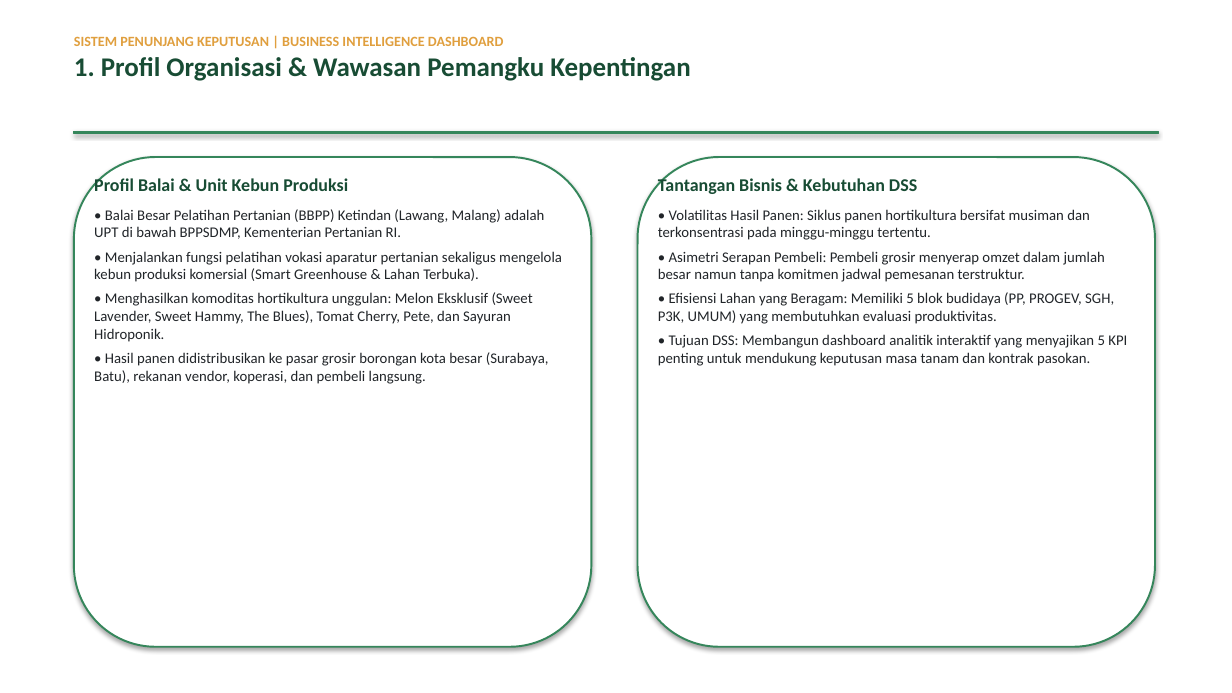
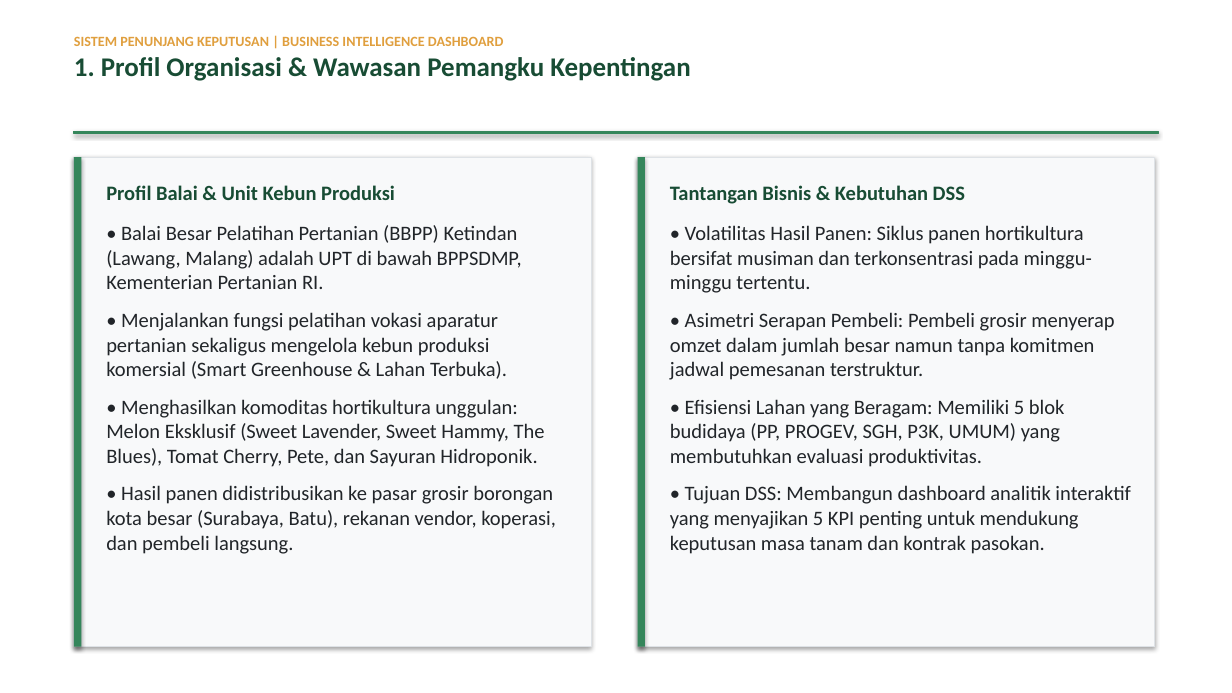
Before and after one commit to adsurkasur/tugas-spk, a slide deck: slide 2 of Presentasi_DSS_BBPP_Ketindan.pptx. Drawn at 1232x693 pixels with LibreOffice and Linux fonts; fonts in the diff are those of the drawing. Boxes give left, top, right and bottom in pixels: in the first picture for what was removed or moved away, otherwise in the second. Text is boxed around its words. In the diff, an @@ line names an element or a change of style, - is before the commit and + after.

```diff
--- a/Presentasi_DSS_BBPP_Ketindan.pptx
+++ b/Presentasi_DSS_BBPP_Ketindan.pptx
@@ rectangle at [74, 157, 592, 647]: rounded rectangle to rectangle; fill #FFFFFF to #F8F9FA; outline #35865B 1.5 pt to #DEE2E6 0.75 pt @@
@@ rectangle added at [74, 157, 81, 647], fill #35865B @@
@@ rounded rectangle removed at [638, 157, 1155, 647] @@
@@ rectangle added at [638, 157, 1155, 647], fill #F8F9FA, outline #DEE2E6 0.75 pt @@
@@ rectangle added at [638, 157, 645, 647], fill #35865B @@
@@ text "Profil Balai & Unit Kebun ...": place and size @@
-text "Profil Balai & Unit Kebun ..." at [94, 177, 562, 384]
+text "Profil Balai & Unit Kebun ..." at [106, 185, 556, 554]
@@ text "Profil Balai & Unit Kebun ..." at [106, 185, 556, 554]: size 14 to 16 pt in "Profil Balai & Unit Kebun Produksi"; size 11.5 to 16 pt; more space between paragraphs @@
@@ text "Tantangan Bisnis & Kebutuhan DSS": place and size @@
-text "Tantangan Bisnis & Kebutuhan DSS" at [658, 177, 1127, 366]
+text "Tantangan Bisnis & Kebutuhan DSS" at [670, 185, 1130, 554]
@@ text "Tantangan Bisnis & Kebutuhan DSS" at [670, 185, 1130, 554]: size 14 to 16 pt in "Tantangan Bisnis & Kebutuhan DSS"; size 11.5 to 16 pt; more space between paragraphs @@
```
Also in this commit, not shown: 8 other slides changed, 13 other files.
